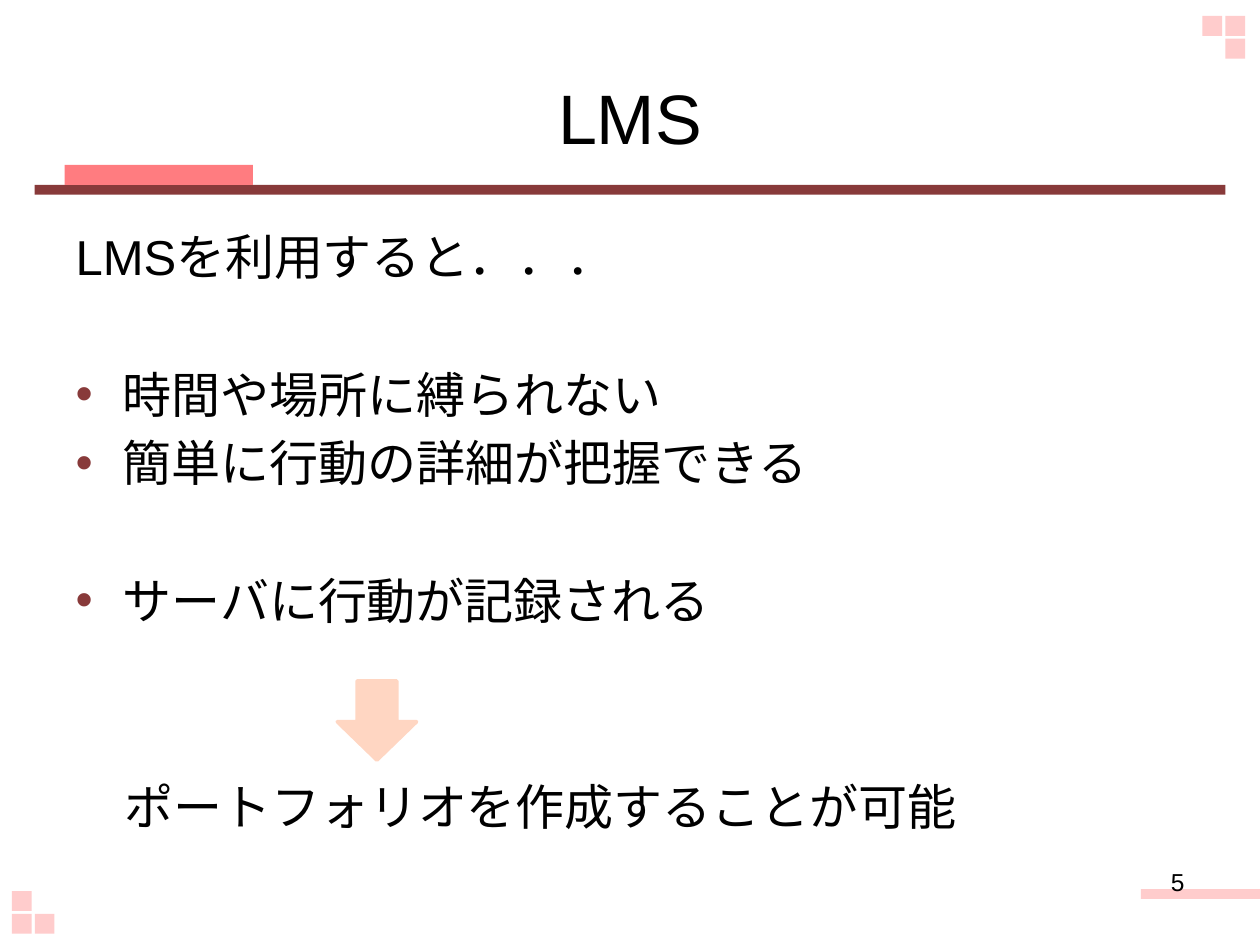
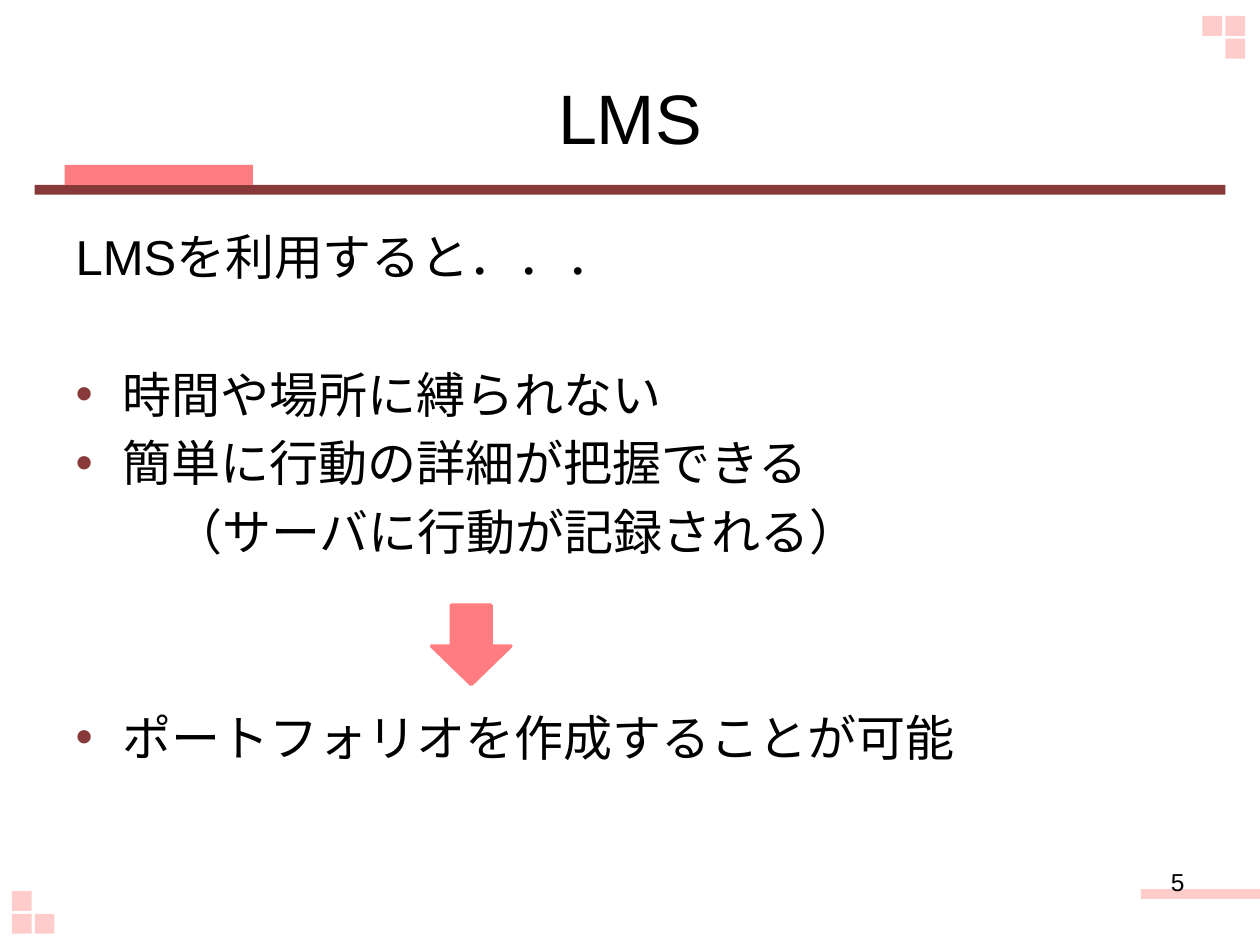
Before and after one commit to keimatsui/kadai, a slide deck: slide 5 of 卒業論文/2012/野口杏子/最終発表.pptx. Drawn at 1260x945 pixels with LibreOffice and Linux fonts; fonts in the diff are those of the drawing. Boxes give left, top, right and bottom in pixels: in the first picture for what was removed or moved away, otherwise in the second. Text is boxed around its words. In the diff, an @@ line names an element or a change of style, - is before the commit and + after.

```diff
--- a/卒業論文/2012/野口杏子/最終発表.pptx
+++ b/卒業論文/2012/野口杏子/最終発表.pptx
@@ text at (173,508,858,555): text changed @@
-• サーバに行動が記録される
+（サーバに行動が記録される）
@@ down arrow: place and size @@
-down arrow at (338,680,417,760)
+down arrow at (432,605,512,684)
@@ down arrow at (432,605,512,684): fill #FFD6C2 to #FF7C80; outline #FFD6C2 2 pt to #FF7C80 2 pt @@
@@ text at (123,714,955,760): bullet none to • @@
```
Also in this commit, not shown: 4 other slides changed.
